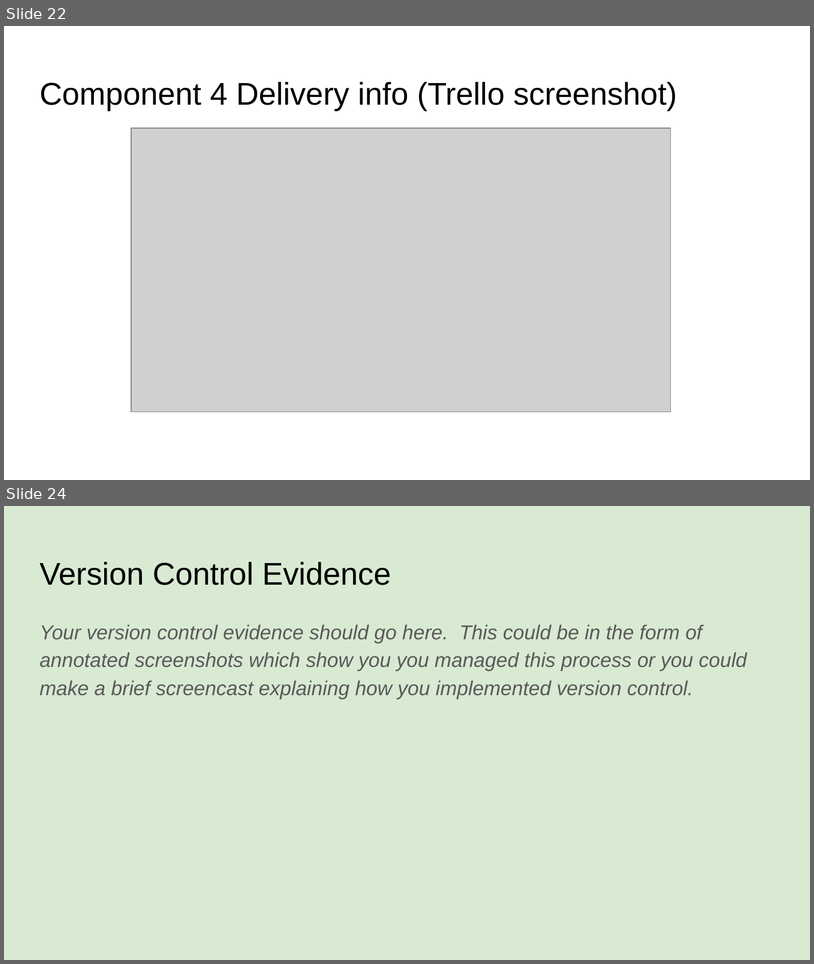
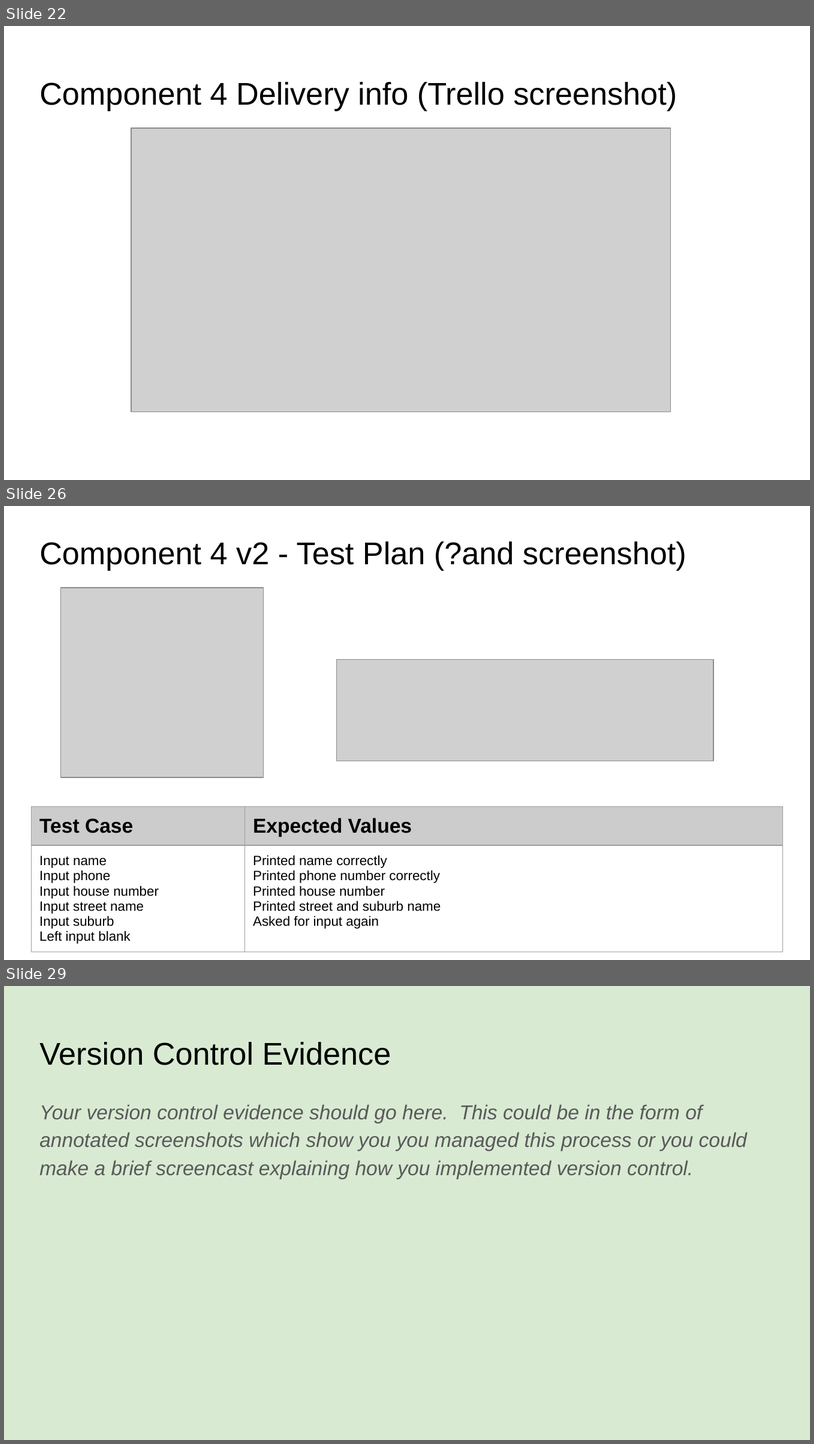
Before and after one commit to Joemamasahbsdh/pizza.bot, a slide deck: 022_91893+_+91897+Documentation.pptx. Shown one above the other, each under a label of ours: slides 22 and 24 before the commit, slides 22, 26 and 29 after it; the slides between them are not shown. The pictures are 814x964 and 814x1444 pixels, drawn with LibreOffice and Linux fonts; fonts in the diff are those of the drawing; grey boxes stand for pictures. Boxes give left, top, right and bottom in pixels: in the first picture for what was removed or moved away, otherwise in the second. Text is boxed around its words. In the diff, an @@ line names an element or a change of style, - is before the commit and + after.

```diff
--- a/022_91893+_+91897+Documentation.pptx
+++ b/022_91893+_+91897+Documentation.pptx
@@ slide 26 added at (x1=4, y1=506, x2=810, y2=960), background #FFFFFF @@
@@ title added at (x1=39, y1=541, x2=687, y2=570), 28 pt, text #000000 @@
+Component 4 v2 - Test Plan (?and screenshot)
@@ picture added at (x1=60, y1=588, x2=264, y2=777) @@
@@ picture added at (x1=337, y1=659, x2=714, y2=761) @@
@@ table added at (x1=32, y1=807, x2=783, y2=960), 2 rows, 2 columns @@
+Test Case | Expected Values
+Input name / Input phone / Input house number / Input street name / Input suburb / Left input blank | Printed name correctly / Printed phone number correctly / Printed house number / Printed street and suburb name / Asked for input again
@@ what was slide 24 is now slide 29 @@
```
Also in this commit, not shown: 1 slide changed, 4 other slides added, 3 other files.
